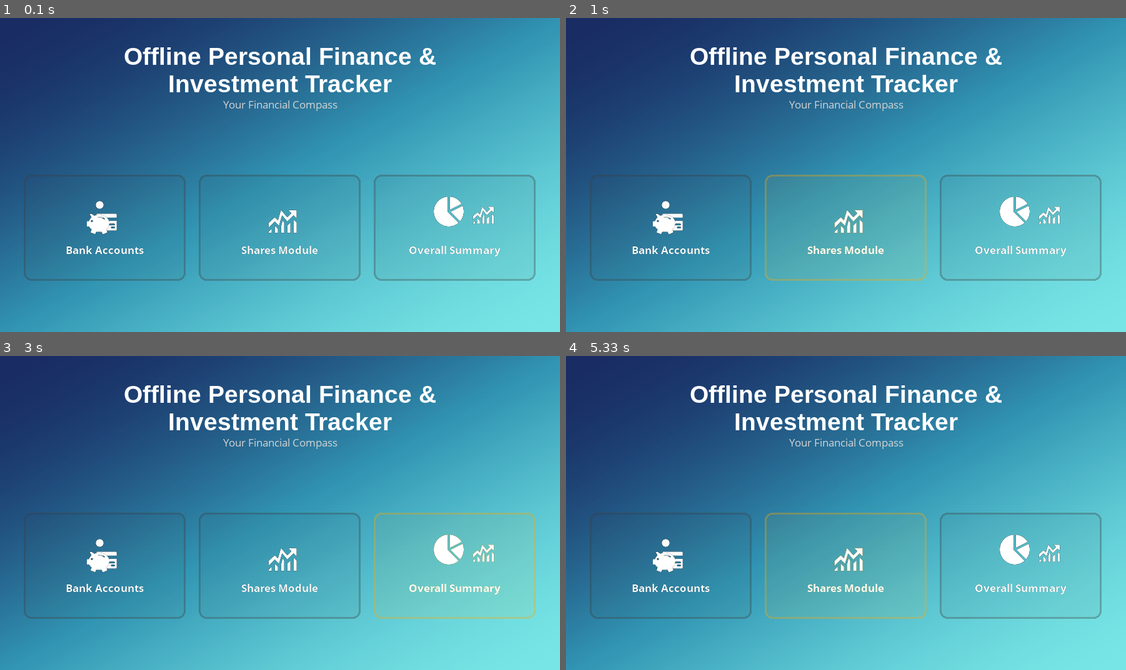
Above: before the commit, frames 1-4 (two rows, left to right).
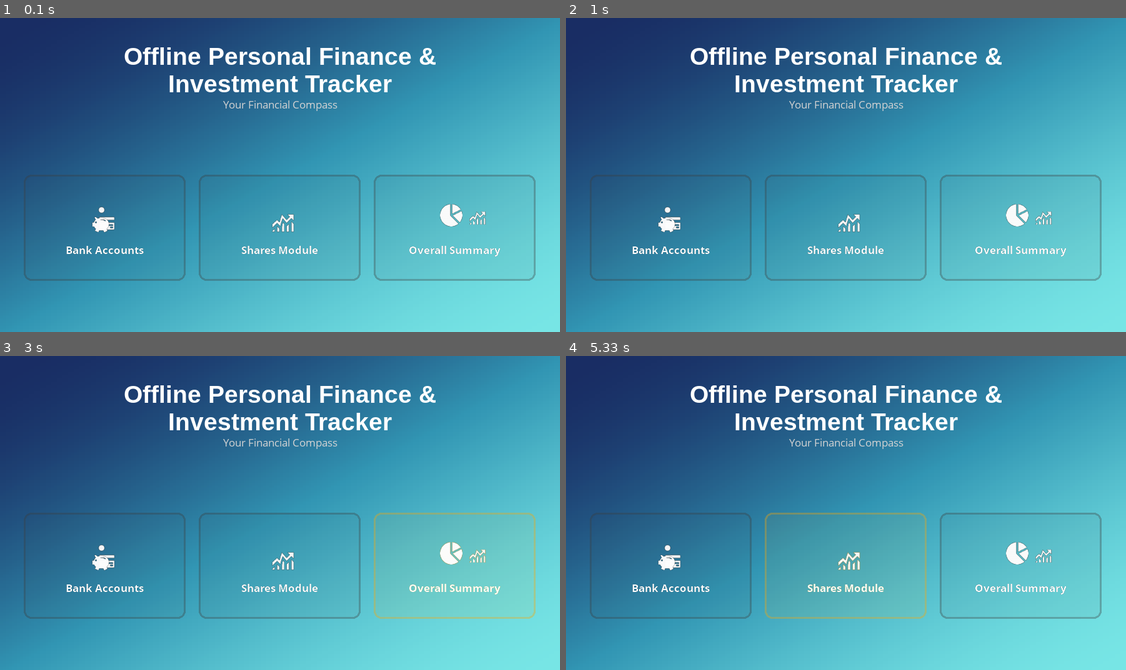
Above: after the commit, the same moments.

Repository: sachinadk2011/FinLedger
Game: pygame game, started from main.py
Two runs of this game, one before a commit and one after it. Both use one fixed random seed, a clock stepped at 60 frames per second and the inputs below.
Inputs (mouse positions are in pixels of both pictures, inside the frame that each line leads up to):
- Up to frame 1 (0.1 s): no input
- Up to frame 2 (1 s): click (594, 178) at 0.38 s; click (851, 193) at 0.72 s
- Up to frame 3 (3 s): click (201, 516) at 1.55 s; click (291, 409) at 1.88 s; click (375, 516) at 2.72 s
- Up to frame 4 (5.33 s): click (767, 447) at 3.05 s; click (594, 516) at 3.88 s; click (963, 456) at 4.22 s; click (767, 516) at 5.05 s

The runs differ from the first frame. In frame 1, 0.8% of the frame differs, in the area x 15-89%, y 56-69%; in frame 2, 1.5%, in the area x 15-89%, y 49-84%; in frame 3, 0.8%; in frame 4, 0.8%.

Commit message:
Implement dynamic layout updates for UI components and add utils module initialization

Diff:
--- a/main.py
+++ b/main.py
@@ -15,16 +15,58 @@
 print(MIN_WIDTH, MIN_HEIGHT,  HEIGHT, WIDTH)
 
 # Import custom modules
-from ui.fontManager import font
-from ui.component import icon, button_card
-from utils.text_utils import text_centered
-from utils.load_icon import load_icon
-from utils.display_utils import get_instant_bg, get_ui_scale
+from ui import font, icon, button_card
+from utils import text_centered, load_icon, get_instant_bg, get_ui_scale
+
 
 pygame.display.set_caption("Finance Investement Tracker")
 clock = pygame.time.Clock()
 
 
+def update_layout(screen, width, height, icons, cards):
+    layout_scale, font_scale, icon_scale = get_ui_scale(width, height)
+    font.update_scale(font_scale)
+
+    #update icon sizes
+    for icon in icons:
+        icon.set_size(icon_scale)
+
+    #update button sizes
+    margin = int(BASE_MARGIN * layout_scale)
+    min_gap = int(BASE_GAP * layout_scale)
+    available_width = width - 2 * margin - 2 * min_gap
+    max_card_width = available_width // 3
+
+    size = (
+            min(
+                int(BASE_CARD_W * layout_scale),
+                max_card_width
+                ),
+            int(BASE_CARD_H * layout_scale)
+            )
+    print("New button size: ", size)
+
+    #update card sizes
+    for card in cards:
+        card.set_size(size)
+
+    print(f"Resized to: {width}x{height}")
+
+    #update card positions
+    card_width = size[0]
+    gap = (width - 2 * margin - 3 * card_width) // 2
+    print("Calculated gap: ", gap)
+    gap = max(min(gap, 30), min_gap)
+    print("Used gap: ", gap, min_gap)
+
+    card_pos_x = (width - (3 * card_width + 2 * gap)) // 2
+    print("Card pos x: ", card_pos_x)
+    card_pos_y = height * 0.5
+    #update each card position
+    for i, card in enumerate(cards):
+            card.update_position(card_pos_x + i * (card_width + gap), card_pos_y)
+
+    return font_scale
 
 def main():
     screen  = pygame.display.set_mode(
@@ -58,41 +100,14 @@
     # Draw once (important!)
     width, height = screen.get_size()
     background = get_instant_bg(width, height)
-    layout_scale, font_scale, icon_scale = get_ui_scale(width, height)
-    font.update_scale(font_scale)
 
-    margin = int(BASE_MARGIN * layout_scale)
-    min_gap = int(BASE_GAP * layout_scale)
+    bank_card = button_card((10,10), bank_icons, caption="Bank Accounts")
+    share_card = button_card((10,10), stock_bar_icon, caption="Shares Module")
+    stock_report_card = button_card((10,10), stock_report_icon, caption="Overall Summary")
+    icons = [bank_icons, stock_bar_icon, stock_report_icon]
+    cards = [bank_card, share_card, stock_report_card]
 
-    available_width = width - 2 * margin - 2 * min_gap
-    max_card_width = available_width // 3
-
-
-
-    size = (
-        min(
-            int(BASE_CARD_W * layout_scale),
-            max_card_width
-            ),
-        int(BASE_CARD_H * layout_scale)
-    )
-    bank_card = button_card(size, bank_icons, caption="Bank Accounts")
-    share_card = button_card(size, stock_bar_icon, caption="Shares Module")
-    stock_report_card = button_card(size, stock_report_icon, caption="Overall Summary")
-
-    #initial card positions
-    card_width, card_height = bank_card.surface.get_size()
-    gap = (width - 2 * margin - 3 * card_width) // 2
-    gap = max(gap, min_gap)
-    card_pos_x = (width - (3 * card_width + 2 * gap)) // 2
-
-    card_pos_y = height * 0.5
-    bank_card.update_position(card_pos_x, card_pos_y)
-
-    share_card.update_position(card_pos_x + card_width + gap, card_pos_y)
-    stock_report_card.update_position(card_pos_x + 2*(card_width + gap), card_pos_y)
-    print(f"Gap: {gap}, {card_pos_x}")
-
+    font_scale = update_layout(screen, width, height, icons, cards)
     heading = "Offline Personal Finance & Investment Tracker"
     subheading = "Your Financial Compass"
 
@@ -115,48 +130,8 @@
                     pygame.RESIZABLE
                     )
                 background = get_instant_bg(width, height)
-                layout_scale, font_scale, icon_scale = get_ui_scale(width, height)
-                font.update_scale(font_scale)
+                font_scale = update_layout(screen, width, height, icons, cards)
 
-                bank_icons.set_size(icon_scale)
-                stock_report_icon.set_size(icon_scale)
-                stock_bar_icon.set_size(icon_scale)
-
-                margin = int(BASE_MARGIN * layout_scale)
-                min_gap = int(BASE_GAP * layout_scale)
-
-                available_width = width - 2 * margin - 2 * min_gap
-                max_card_width = available_width // 3
-
-
-
-                size = (
-                        min(
-                            int(BASE_CARD_W * layout_scale),
-                            max_card_width
-                            ),
-                        int(BASE_CARD_H * layout_scale)
-                        )
-                print("New button size: ", size)
-                bank_card.set_size(size)
-                share_card.set_size(size)
-                stock_report_card.set_size(size)
-                print(f"Resized to: {width}x{height}")
-                #update card positions
-                card_width, card_height = bank_card.surface.get_size()
-
-                gap = (width - 2 * margin - 3 * card_width) // 2
-                print("Calculated gap: ", gap)
-                gap = max(min(gap, 30), min_gap)
-                print("Used gap: ", gap, min_gap)
-                card_pos_x = (width - (3 * card_width + 2 * gap)) // 2
-                print("Card pos x: ", card_pos_x)
-
-
-                card_pos_y = height * 0.5
-                bank_card.update_position(card_pos_x, card_pos_y)
-                share_card.update_position(card_pos_x + card_width + gap, card_pos_y)
-                stock_report_card.update_position(card_pos_x + 2*(card_width + gap), card_pos_y)
 
         screen.blit(background, (0, 0))
         heading_size = text_centered(screen, heading, size=int(min(60,max(50,56 * font_scale))), color=WHITE, center_pos=(width // 2, height // 6), max_width=width*0.6, bold=True, font_name= "Arial")
--- a/ui/__init__.py
+++ b/ui/__init__.py
@@ -0,0 +1,8 @@
+from .fontManager import font
+from .component import icon, button_card
+
+__all__ = [
+    "font",
+    "icon",
+    "button_card",
+]
--- /dev/null
+++ b/utils/__init__.py
@@ -0,0 +1,11 @@
+from .display_utils import get_instant_bg, get_ui_scale
+from .load_icon import load_icon
+from .text_utils import text_centered, text_wrapper
+
+__all__ = [
+    "get_instant_bg",
+    "get_ui_scale",
+    "load_icon",
+    "text_centered",
+    "text_wrapper",
+]
